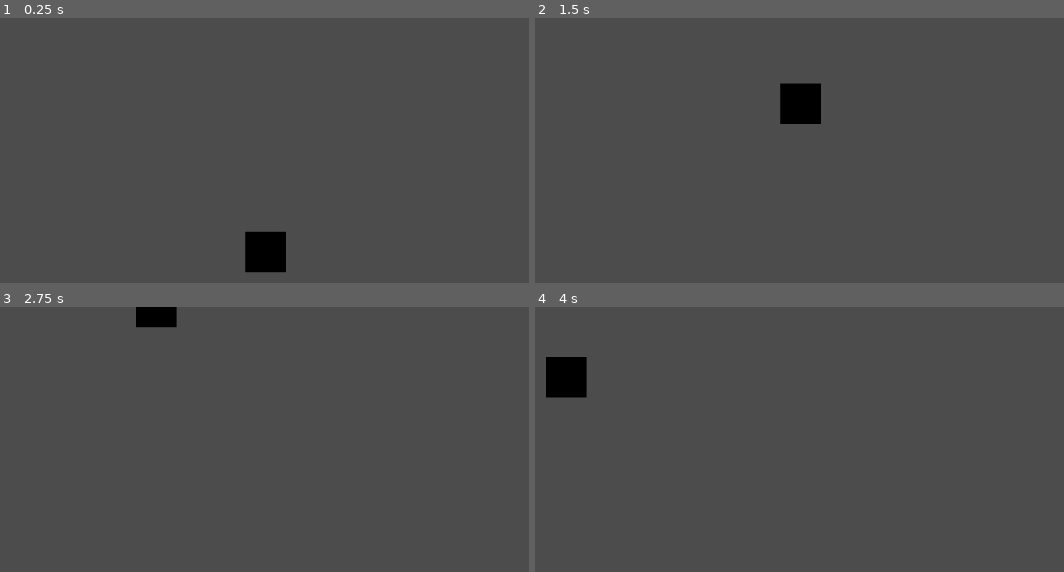
Above: before the commit, frames 1-4 (two rows, left to right).
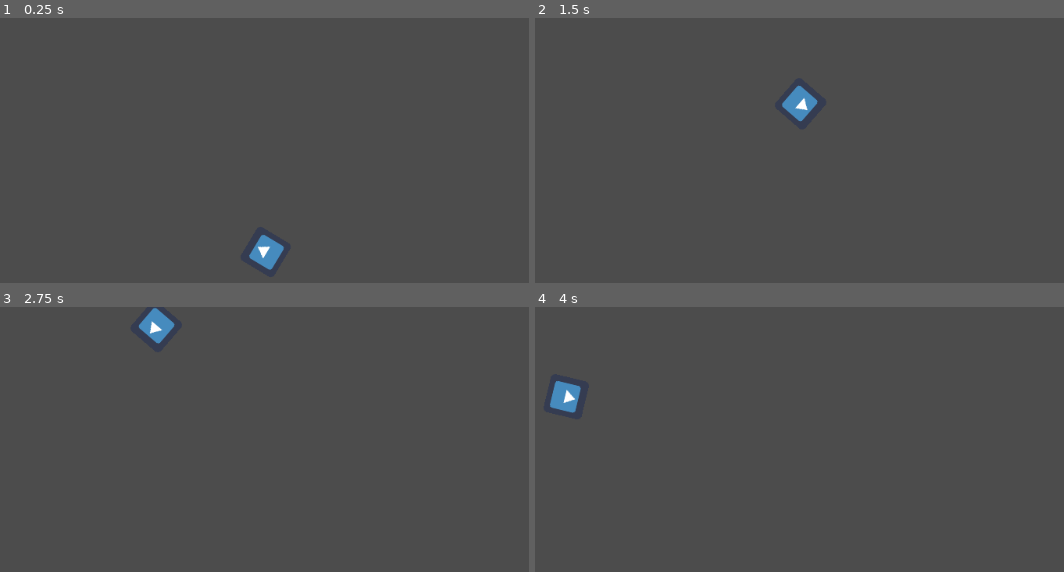
Above: after the commit, the same moments.

Repository: Nooooook-3D/ZomboLabs
Game: Godot game, scene res://testKitchen.tscn
The game is run twice, just before and just after one commit, with the same random seed, the same clock (stepped at 60 frames per second) and the same inputs. Before the commit the project starts from res://Node2D.tscn. The engine's default icon, where the game draws it, is replaced by a stand-in: a white triangle on a blue panel in a dark square.
Inputs (mouse positions are in pixels of both pictures, inside the frame that each line leads up to):
- Up to frame 1 (0.25 s): no input
- Up to frame 2 (1.5 s): tap Enter at 0.5 s; move the mouse to (outside the picture) at 0.52 s; press the mouse at (outside the picture) at 0.53 s; hold W (up) from 0.53 s (still down); move the mouse to (outside the picture) at 1.27 s; release the mouse at (outside the picture) at 1.28 s; click (outside the picture) at 1.35 s
- Up to frame 3 (2.75 s): move the mouse to (37, 471) at 2.02 s; release W (up) at 2.03 s; press the mouse at (37, 471) at 2.03 s; hold A (left) from 2.03 s (still down)
- Up to frame 4 (4 s): move the mouse to (852, 540) at 2.77 s; release the mouse at (852, 540) at 2.78 s; click (852, 540) at 2.85 s; move the mouse to (688, 423) at 3.52 s; release A (left) at 3.53 s; press the mouse at (688, 423) at 3.53 s; hold S (down) from 3.53 s (still down)

The runs differ from the first frame. In frame 1, 1.2% of the frame differs, in the area x 46-55%, y 80-96%; in frame 2, 1.2%; in frame 3, 0.8%; in frame 4, 1.4%, in the area x 2-10%, y 18-40%.

Commit message:
making test area good
added follow mouse feature

Diff:
--- a/zombo/KinematicBody2D.gd
+++ b/zombo/KinematicBody2D.gd
@@ -5,6 +5,7 @@
 var velocity = Vector2()
 
 func get_input():
+	#movement script
 	velocity = Vector2()
 	if Input.is_action_pressed("right"):
 		velocity.x += 1
@@ -16,6 +17,6 @@
 		velocity.y -= 1
 	velocity = velocity.normalized() * speed
 
-func _physics_process(delta):
+func _physics_process(_delta):
 	get_input()
 	velocity = move_and_slide(velocity)
--- a/zombo/Node2D.tscn
+++ /dev/null
@@ -1,21 +0,0 @@
-[gd_scene load_steps=4 format=2]
-
-[ext_resource path="res://pMovement.gd" type="Script" id=1]
-
-[sub_resource type="NoiseTexture" id=2]
-
-[sub_resource type="RectangleShape2D" id=1]
-extents = Vector2( 256, 256 )
-
-[node name="Node2D" type="Node2D"]
-
-[node name="KinematicBody2D" type="KinematicBody2D" parent="."]
-position = Vector2( 500, 300 )
-scale = Vector2( 0.1, 0.1 )
-script = ExtResource( 1 )
-
-[node name="Sprite" type="Sprite" parent="KinematicBody2D"]
-texture = SubResource( 2 )
-
-[node name="CollisionShape2D" type="CollisionShape2D" parent="KinematicBody2D"]
-shape = SubResource( 1 )
--- a/zombo/gun.gd
+++ /dev/null
@@ -1,8 +0,0 @@
-extends "res://KinematicBody2D.gd"
-
-
-func get_input():
-	look_at(get_global_mouse_position())
-	velocity = Vector2()
-	if Input.is_action_pressed("click"):
-		printerr("prints to stderr")
--- a/zombo/pMovement.gd
+++ /dev/null
@@ -1,21 +0,0 @@
-extends KinematicBody2D
-
-export (int) var speed = 200
-
-var velocity = Vector2()
-
-func get_input():
-	velocity = Vector2()
-	if Input.is_action_pressed("right"):
-		velocity.x += 1
-	if Input.is_action_pressed("left"):
-		velocity.x -= 1
-	if Input.is_action_pressed("down"):
-		velocity.y += 1
-	if Input.is_action_pressed("up"):
-		velocity.y -= 1
-	velocity = velocity.normalized() * speed
-
-func _physics_process(delta):
-	get_input()
-	velocity = move_and_slide(velocity)
--- a/zombo/project.godot
+++ b/zombo/project.godot
@@ -11,11 +11,25 @@
 [application]
 
 config/name="Zombo"
-run/main_scene="res://Node2D.tscn"
+run/main_scene="res://testKitchen.tscn"
 config/icon="res://icon.png"
 
 [input]
 
+ui_accept={
+"deadzone": 0.5,
+"events": [ Object(InputEventKey,"resource_local_to_scene":false,"resource_name":"","device":0,"alt":false,"shift":false,"control":false,"meta":false,"command":false,"pressed":false,"scancode":16777221,"physical_scancode":0,"unicode":0,"echo":false,"script":null)
+, Object(InputEventKey,"resource_local_to_scene":false,"resource_name":"","device":0,"alt":false,"shift":false,"control":false,"meta":false,"command":false,"pressed":false,"scancode":16777222,"physical_scancode":0,"unicode":0,"echo":false,"script":null)
+, Object(InputEventJoypadButton,"resource_local_to_scene":false,"resource_name":"","device":0,"button_index":0,"pressure":0.0,"pressed":false,"script":null)
+, Object(InputEventKey,"resource_local_to_scene":false,"resource_name":"","device":0,"alt":false,"shift":false,"control":false,"meta":false,"command":false,"pressed":false,"scancode":32,"physical_scancode":0,"unicode":0,"echo":false,"script":null)
+ ]
+}
+ui_select={
+"deadzone": 0.5,
+"events": [ Object(InputEventJoypadButton,"resource_local_to_scene":false,"resource_name":"","device":0,"button_index":3,"pressure":0.0,"pressed":false,"script":null)
+, Object(InputEventKey,"resource_local_to_scene":false,"resource_name":"","device":0,"alt":false,"shift":false,"control":false,"meta":false,"command":false,"pressed":false,"scancode":32,"physical_scancode":0,"unicode":0,"echo":false,"script":null)
+ ]
+}
 left={
 "deadzone": 0.5,
 "events": [ Object(InputEventKey,"resource_local_to_scene":false,"resource_name":"","device":0,"alt":false,"shift":false,"control":false,"meta":false,"command":false,"pressed":false,"scancode":0,"physical_scancode":65,"unicode":0,"echo":false,"script":null)
@@ -40,9 +54,10 @@
 , Object(InputEventKey,"resource_local_to_scene":false,"resource_name":"","device":0,"alt":false,"shift":false,"control":false,"meta":false,"command":false,"pressed":false,"scancode":0,"physical_scancode":16777234,"unicode":0,"echo":false,"script":null)
  ]
 }
-click={
+shoot={
 "deadzone": 0.5,
 "events": [ Object(InputEventMouseButton,"resource_local_to_scene":false,"resource_name":"","device":0,"alt":false,"shi …(212 unchanged characters)…
+, Object(InputEventKey,"resource_local_to_scene":false,"resource_name":"","device":0,"alt":false,"shift":false,"control":false,"meta":false,"command":false,"pressed":false,"scancode":0,"physical_scancode":32,"unicode":0,"echo":false,"script":null)
  ]
 }
 
--- /dev/null
+++ b/zombo/testKitchen.tscn
@@ -0,0 +1,82 @@
+[gd_scene load_steps=5 format=2]
+
+[ext_resource path="res://icon.png" type="Texture" id=1]
+
+[sub_resource type="GDScript" id=5]
+script/source = "extends KinematicBody2D
+
+export (int) var speed = 200
+
+var velocity = Vector2()
+
+func get_input():
+	#movement script
+	look_at(get_global_mouse_position())
+	velocity = Vector2()
+	if Input.is_action_pressed(\"right\"):
+		velocity.x += 1
+	if Input.is_action_pressed(\"left\"):
+		velocity.x -= 1
+	if Input.is_action_pressed(\"down\"):
+		velocity.y += 1
+	if Input.is_action_pressed(\"up\"):
+		velocity.y -= 1
+	velocity = velocity.normalized() * speed
+
+
+func _physics_process(_delta):
+	get_input()
+	velocity = move_and_slide(velocity)
+"
+
+[sub_resource type="CircleShape2D" id=4]
+radius = 250.0
+
+[sub_resource type="RectangleShape2D" id=3]
+extents = Vector2( 515.059, 300 )
+
+[node name="testKitchen" type="Node2D"]
+
+[node name="KinematicBody2D" type="KinematicBody2D" parent="."]
+position = Vector2( 500, 300 )
+scale = Vector2( 0.1, 0.1 )
+script = SubResource( 5 )
+
+[node name="Sprite" type="Sprite" parent="KinematicBody2D"]
+position = Vector2( -0.00015831, -3.8147e-05 )
+rotation = 1.5708
+scale = Vector2( 7.8125, 7.8125 )
+texture = ExtResource( 1 )
+
+[node name="CollisionShape2D" type="CollisionShape2D" parent="KinematicBody2D"]
+shape = SubResource( 4 )
+one_way_collision = true
+
+[node name="barrier" type="Node" parent="."]
+
+[node name="wallT" type="StaticBody2D" parent="barrier"]
+
+[node name="CollisionShape2D" type="CollisionShape2D" parent="barrier/wallT"]
+position = Vector2( 515, -300 )
+shape = SubResource( 3 )
+
+[node name="wallT2" type="StaticBody2D" parent="barrier"]
+position = Vector2( 0, -100 )
+
+[node name="CollisionShape2D" type="CollisionShape2D" parent="barrier/wallT2"]
+position = Vector2( -515, 401 )
+shape = SubResource( 3 )
+
+[node name="wallT3" type="StaticBody2D" parent="barrier"]
+position = Vector2( 0, -100 )
+
+[node name="CollisionShape2D" type="CollisionShape2D" parent="barrier/wallT3"]
+position = Vector2( 1539, 400 )
+shape = SubResource( 3 )
+
+[node name="wallT4" type="StaticBody2D" parent="barrier"]
+position = Vector2( 0, 100 )
+
+[node name="CollisionShape2D" type="CollisionShape2D" parent="barrier/wallT4"]
+position = Vector2( 514.941, 800 )
+shape = SubResource( 3 )
